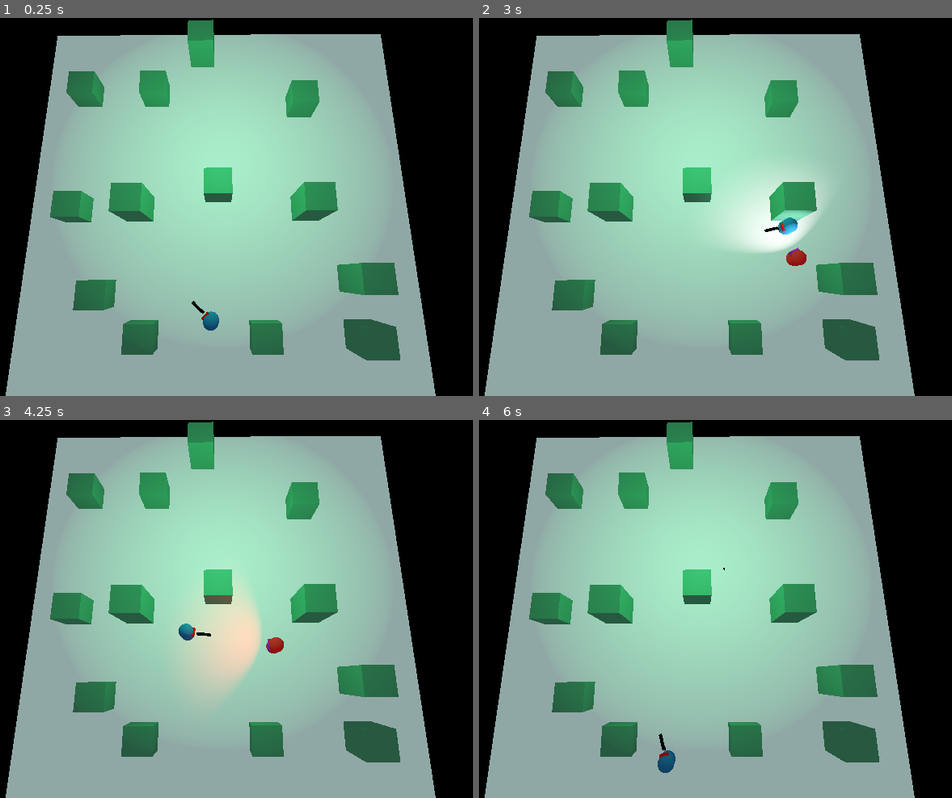
Above: before the commit, frames 1-4 (two rows, left to right).
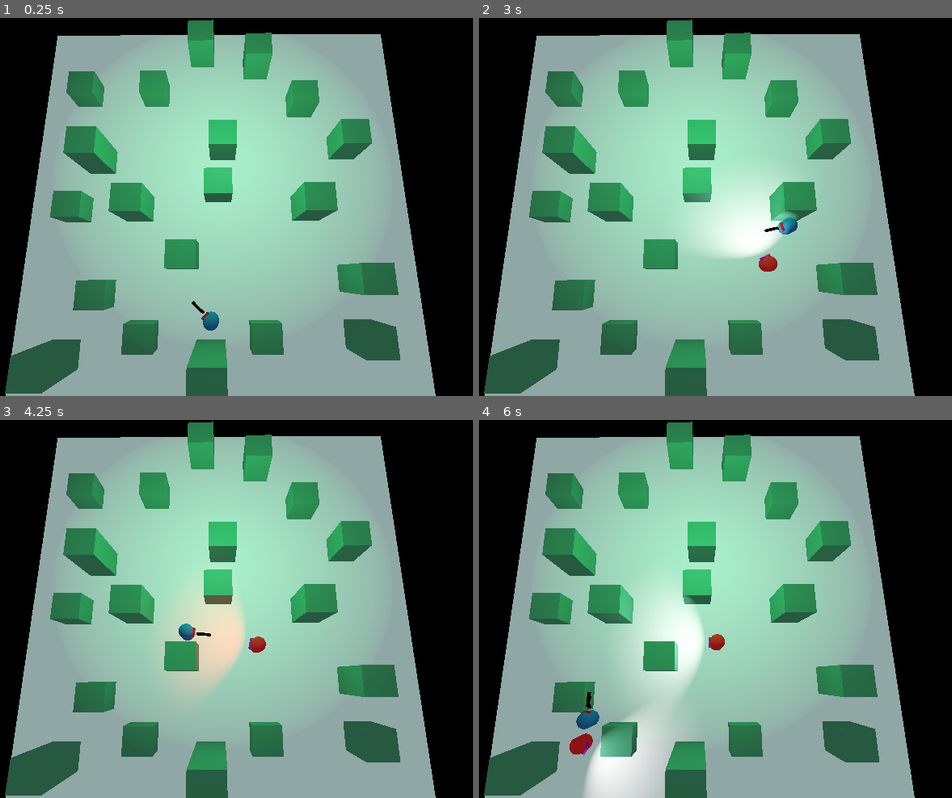
Above: after the commit, the same moments.

Repository: gxhamster/Godot-Basic-Shooting-Game-3D
Game: Godot game, scene res://World.tscn
The game is run twice, just before and just after one commit, with the same random seed, the same clock (stepped at 60 frames per second) and the same inputs.
Inputs (mouse positions are in pixels of both pictures, inside the frame that each line leads up to):
- Up to frame 1 (0.25 s): no input
- Up to frame 2 (3 s): tap Enter at 0.5 s; move the mouse to (838, 188) at 0.52 s; press the mouse at (838, 188) at 0.53 s; hold W (forward) 0.53-1.28 s; move the mouse to (568, 225) at 1.27 s; release the mouse at (568, 225) at 1.28 s; hold S (backward) 1.28-2.03 s; click (568, 225) at 1.35 s; move the mouse to (762, 123) at 2.02 s; press the mouse at (762, 123) at 2.03 s; hold W (forward) from 2.03 s (still down); move the mouse to (663, 282) at 2.77 s; release the mouse at (663, 282) at 2.78 s; click (663, 282) at 2.85 s
- Up to frame 3 (4.25 s): move the mouse to (411, 665) at 3.52 s; release W (forward) at 3.53 s; press the mouse at (411, 665) at 3.53 s; hold S (backward) from 3.53 s (still down)
- Up to frame 4 (6 s): move the mouse to (502, 552) at 4.27 s; release the mouse at (502, 552) at 4.28 s; click (502, 552) at 4.35 s; move the mouse to (729, 609) at 5.02 s; press the mouse at (729, 609) at 5.03 s; move the mouse to (601, 514) at 5.77 s; release S (backward) at 5.78 s; release the mouse at (601, 514) at 5.78 s; hold W (forward) from 5.78 s (still down); click (601, 514) at 5.85 s

The runs differ from the first frame. In frame 1, 6.7% of the frame differs, in the area x 1-79%, y 3-100%; in frame 2, 9.1%; in frame 3, 8.0%; in frame 4, 14%.

Commit message:
Added a game icon 👚🩲

Diff:
--- a/World.tscn
+++ b/World.tscn
@@ -226,6 +226,97 @@
 transform = Transform( 1.72953, 0, 0, 0, 3.24571, 0, 0, 0, 1.62065, 0, 2.02754, 0 )
 shape = SubResource( 4 )
 
+[node name="StaticBody14" type="StaticBody" parent="Nav/NavigationMeshInstance/Obstacles"]
+transform = Transform( 1, 0, 0, 0, 1, 0, 0, 0, 1, 16.9846, 0.810658, -6.02202 )
+collision_mask = 6
+
+[node name="MeshInstance" type="MeshInstance" parent="Nav/NavigationMeshInstance/Obstacles/StaticBody14"]
+transform = Transform( 1.72953, 0, 0, 0, 3.24571, 0, 0, 0, 1.62065, 0, 2.02754, 0 )
+mesh = SubResource( 3 )
+material/0 = null
+
+[node name="CollisionShape" type="CollisionShape" parent="Nav/NavigationMeshInstance/Obstacles/StaticBody14"]
+transform = Transform( 1.72953, 0, 0, 0, 3.24571, 0, 0, 0, 1.62065, 0, 2.02754, 0 )
+shape = SubResource( 4 )
+
+[node name="StaticBody15" type="StaticBody" parent="Nav/NavigationMeshInstance/Obstacles"]
+transform = Transform( 1, 0, 0, 0, 1, 0, 0, 0, 1, 0.592762, 0.810658, -6.02202 )
+collision_mask = 6
+
+[node name="MeshInstance" type="MeshInstance" parent="Nav/NavigationMeshInstance/Obstacles/StaticBody15"]
+transform = Transform( 1.72953, 0, 0, 0, 3.24571, 0, 0, 0, 1.62065, 0, 2.02754, 0 )
+mesh = SubResource( 3 )
+material/0 = null
+
+[node name="CollisionShape" type="CollisionShape" parent="Nav/NavigationMeshInstance/Obstacles/StaticBody15"]
+transform = Transform( 1.72953, 0, 0, 0, 3.24571, 0, 0, 0, 1.62065, 0, 2.02754, 0 )
+shape = SubResource( 4 )
+
+[node name="StaticBody16" type="StaticBody" parent="Nav/NavigationMeshInstance/Obstacles"]
+transform = Transform( 1, 0, 0, 0, 1, 0, 0, 0, 1, 5.46931, 0.810658, -18.8233 )
+collision_mask = 6
+
+[node name="MeshInstance" type="MeshInstance" parent="Nav/NavigationMeshInstance/Obstacles/StaticBody16"]
+transform = Transform( 1.72953, 0, 0, 0, 3.24571, 0, 0, 0, 1.62065, 0, 2.02754, 0 )
+mesh = SubResource( 3 )
+material/0 = null
+
+[node name="CollisionShape" type="CollisionShape" parent="Nav/NavigationMeshInstance/Obstacles/StaticBody16"]
+transform = Transform( 1.72953, 0, 0, 0, 3.24571, 0, 0, 0, 1.62065, 0, 2.02754, 0 )
+shape = SubResource( 4 )
+
+[node name="StaticBody17" type="StaticBody" parent="Nav/NavigationMeshInstance/Obstacles"]
+transform = Transform( 1, 0, 0, 0, 1, 0, 0, 0, 1, -4.25355, 0.810658, 8.81477 )
+collision_mask = 6
+
+[node name="MeshInstance" type="MeshInstance" parent="Nav/NavigationMeshInstance/Obstacles/StaticBody17"]
+transform = Transform( 1.72953, 0, 0, 0, 3.24571, 0, 0, 0, 1.62065, 0, 2.02754, 0 )
+mesh = SubResource( 3 )
+material/0 = null
+
+[node name="CollisionShape" type="CollisionShape" parent="Nav/NavigationMeshInstance/Obstacles/StaticBody17"]
+transform = Transform( 1.72953, 0, 0, 0, 3.24571, 0, 0, 0, 1.62065, 0, 2.02754, 0 )
+shape = SubResource( 4 )
+
+[node name="StaticBody18" type="StaticBody" parent="Nav/NavigationMeshInstance/Obstacles"]
+transform = Transform( 1, 0, 0, 0, 1.9824, 0, 0, 0, 1, -0.927198, 1.45131, 20.379 )
+collision_mask = 6
+
+[node name="MeshInstance" type="MeshInstance" parent="Nav/NavigationMeshInstance/Obstacles/StaticBody18"]
+transform = Transform( 1.72953, 0, 0, 0, 3.24571, 0, 0, 0, 1.62065, 0, 2.02754, 0 )
+mesh = SubResource( 3 )
+material/0 = null
+
+[node name="CollisionShape" type="CollisionShape" parent="Nav/NavigationMeshInstance/Obstacles/StaticBody18"]
+transform = Transform( 1.72953, 0, 0, 0, 3.24571, 0, 0, 0, 1.62065, 0, 2.02754, 0 )
+shape = SubResource( 4 )
+
+[node name="StaticBody19" type="StaticBody" parent="Nav/NavigationMeshInstance/Obstacles"]
+transform = Transform( 1, 0, 0, 0, 1.9824, 0, 0, 0, 1, -18.4439, -2.28859, 20.379 )
+collision_mask = 6
+
+[node name="MeshInstance" type="MeshInstance" parent="Nav/NavigationMeshInstance/Obstacles/StaticBody19"]
+transform = Transform( 1.72953, 0, 0, 0, 3.24571, 0, 0, 0, 1.62065, 0, 2.02754, 0 )
+mesh = SubResource( 3 )
+material/0 = null
+
+[node name="CollisionShape" type="CollisionShape" parent="Nav/NavigationMeshInstance/Obstacles/StaticBody19"]
+transform = Transform( 1.72953, 0, 0, 0, 3.24571, 0, 0, 0, 1.62065, 0, 2.02754, 0 )
+shape = SubResource( 4 )
+
+[node name="StaticBody20" type="StaticBody" parent="Nav/NavigationMeshInstance/Obstacles"]
+transform = Transform( 1, 0, 0, 0, 1.9824, 0, 0, 0, 1, -15.8129, -2.28859, -4.05228 )
+collision_mask = 6
+
+[node name="MeshInstance" type="MeshInstance" parent="Nav/NavigationMeshInstance/Obstacles/StaticBody20"]
+transform = Transform( 1.72953, 0, 0, 0, 3.24571, 0, 0, 0, 1.62065, 0, 2.02754, 0 )
+mesh = SubResource( 3 )
+material/0 = null
+
+[node name="CollisionShape" type="CollisionShape" parent="Nav/NavigationMeshInstance/Obstacles/StaticBody20"]
+transform = Transform( 1.72953, 0, 0, 0, 3.24571, 0, 0, 0, 1.62065, 0, 2.02754, 0 )
+shape = SubResource( 4 )
+
 [node name="Ground" type="CSGMesh" parent="Nav/NavigationMeshInstance"]
 transform = Transform( 1, 0, 0, 0, 1, 0, 0, 0, 1, 0.124624, -0.057064, -0.105507 )
 use_collision = true
@@ -292,16 +383,16 @@
 enemy_scene = ExtResource( 1 )
 
 [node name="SpawnPosition" type="Position3D" parent="EnemySpawnController"]
-transform = Transform( 0.931139, 0, -0.364666, 0, 1, 0, 0.364666, 0, 0.931139, -4.90359, 1.69575, 6.94297 )
+transform = Transform( 0.931139, 0, -0.364666, 0, 1, 0, 0.364666, 0, 0.931139, -4.01941, 1.69575, 4.68529 )
 
 [node name="SpawnPosition2" type="Position3D" parent="EnemySpawnController"]
-transform = Transform( 0.892955, 0, 0.450145, 0, 1, 0, -0.450145, 0, 0.892955, 12.106, 2.56919, 9.18681 )
+transform = Transform( 0.892955, 0, 0.450145, 0, 1, 0, -0.450145, 0, 0.892955, 8.59754, 2.56919, 9.87501 )
 
 [node name="SpawnPosition3" type="Position3D" parent="EnemySpawnController"]
-transform = Transform( -0.432778, 0, -0.9015, 0, 1, 0, 0.9015, 0, -0.432778, -14.348, 2.56919, 18.2285 )
+transform = Transform( -0.432778, 0, -0.9015, 0, 1, 0, 0.9015, 0, -0.432778, -13.4464, 2.56919, 18.6613 )
 
 [node name="SpawnPosition4" type="Position3D" parent="EnemySpawnController"]
-transform = Transform( 0.473827, 0, 0.880618, 0, 1, 0, -0.880618, 0, 0.473827, -13.8578, 2.56919, -8.35987 )
+transform = Transform( 0.473827, 0, 0.880618, 0, 1, 0, -0.880618, 0, 0.473827, -13.1823, 2.5646, -9.32895 )
 
 [node name="SpawnTimer" type="Timer" parent="EnemySpawnController"]
 [connection signal="timeout" from="EnemySpawnController/SpawnTimer" to="EnemySpawnController" method="_on_SpawnTimer_timeout"]
--- a/project.godot
+++ b/project.godot
@@ -39,8 +39,10 @@
 [application]
 
 config/name="Shooting Game Blocks But 3d"
+config/description="My 3D game. Only for real gamers.
+Btw this is me trying to learn 3D"
 run/main_scene="res://World.tscn"
-config/icon="res://icon.png"
+config/icon="res://game_icon.png"
 
 [input]
 
Binary file added: game_icon.png
Not shown, added: game_icon.png.import
